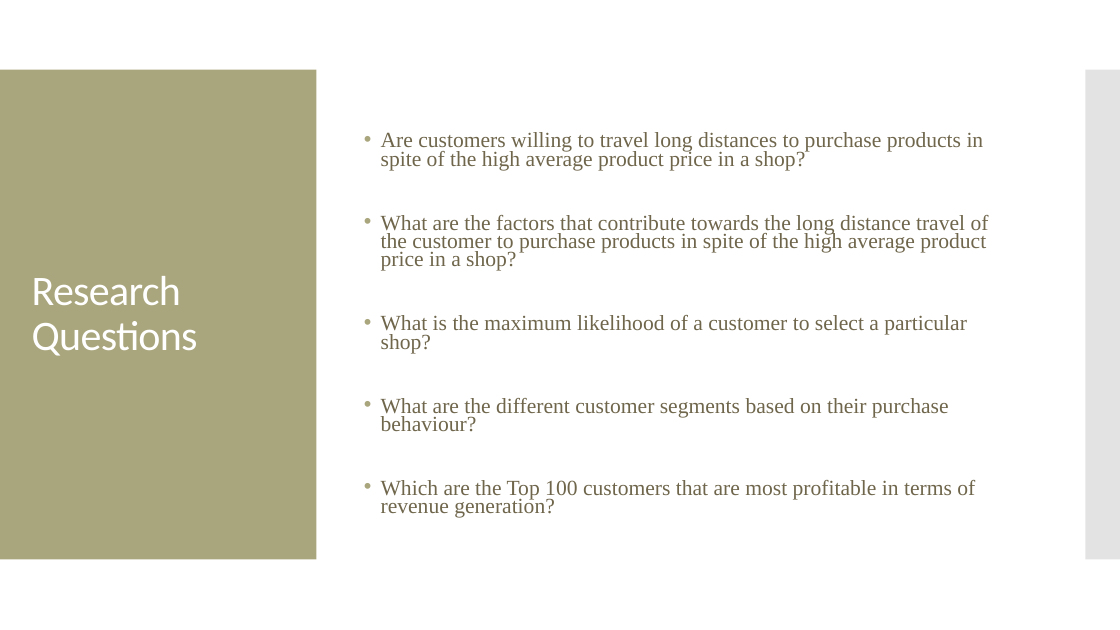
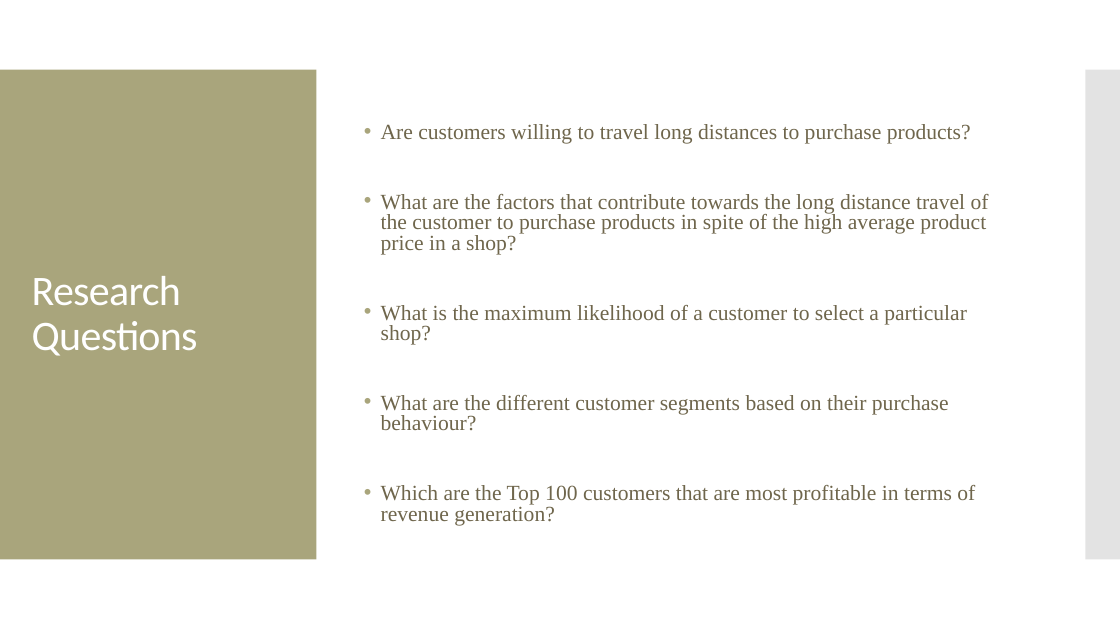
Before and after one commit to Rspawar/Data-Science-with-R, a slide deck: slide 2 of Screencast_Presentation.pptx. Drawn at 1120x630 pixels with LibreOffice and Linux fonts; fonts in the diff are those of the drawing; background and template pictures are left out. Boxes give left, top, right and bottom in pixels: in the first picture for what was removed or moved away, otherwise in the second. Text is boxed around its words. In the diff, an @@ line names an element or a change of style, - is before the commit and + after.

```diff
--- a/Screencast_Presentation.pptx
+++ b/Screencast_Presentation.pptx
@@ text at [381, 124, 971, 144]: text changed @@
-• Are customers willing to travel long distances to purchase products in spite of the high average product price in a shop?
+• Are customers willing to travel long distances to purchase products?
@@ text at [381, 194, 989, 526]: line spacing 0.7 to 0.8 @@
```
Also in this commit, not shown: 1 other slide changed.
